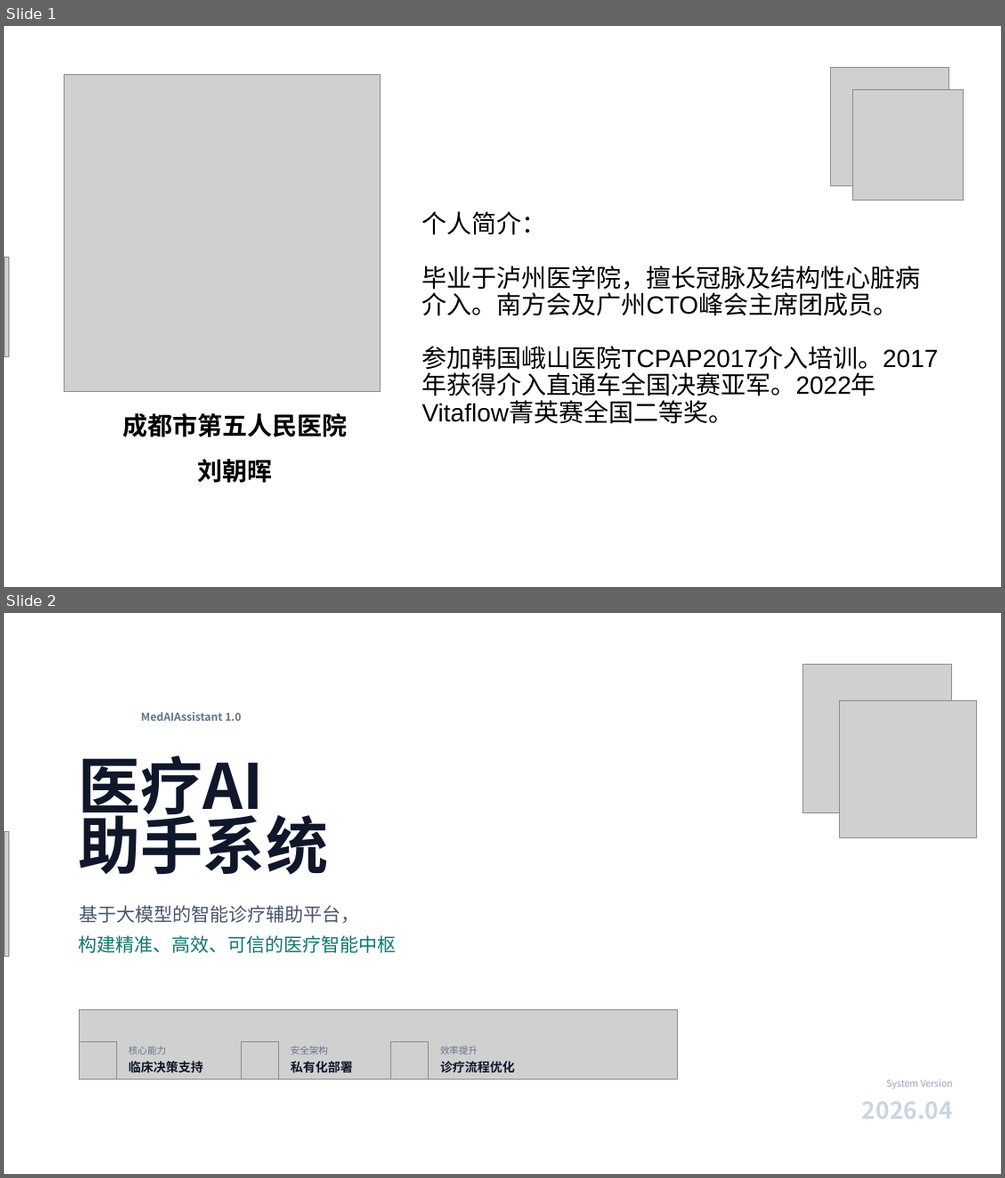
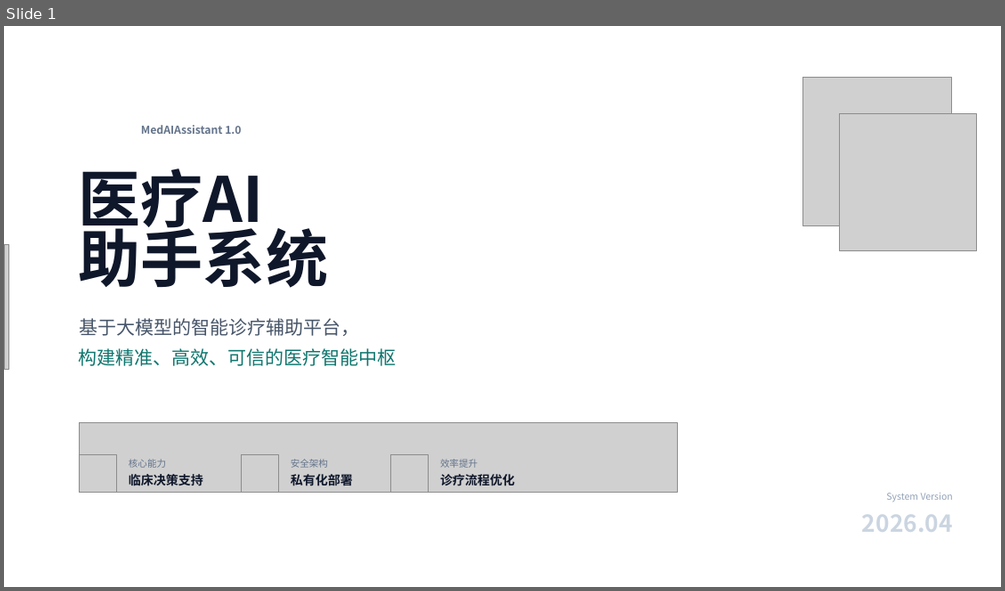
Before and after one commit to liuzh2008/med_ai_assistant_workspace, a slide deck: 项目相关/宣发/医疗AI助手系统介绍 20260416.pptx. Shown one above the other, each under a label of ours: slides 1 and 2 before the commit, slide 1 after it. The pictures are 1005x1178 and 1005x591 pixels, drawn with LibreOffice and Linux fonts; fonts in the diff are those of the drawing; grey boxes stand for pictures; background and template pictures are left out. Boxes give left, top, right and bottom in pixels: in the first picture for what was removed or moved away, otherwise in the second. Text is boxed around its words. In the diff, an @@ line names an element or a change of style, - is before the commit and + after.

```diff
--- a/项目相关/宣发/医疗AI助手系统介绍 20260416.pptx
+++ b/项目相关/宣发/医疗AI助手系统介绍 20260416.pptx
@@ slide 1 removed at (4,26,1001,587), background picture (left out) @@
@@ picture removed at (64,75,380,392) @@
@@ picture removed at (830,67,948,185) @@
@@ picture removed at (853,89,963,200) @@
@@ text removed at (422,211,938,424) @@
-个人简介：
-毕业于泸州医学院，擅长冠脉及结构性心脏病介入。南方会及广州CTO峰会主席团成员。
-参加韩国峨山医院TCPAP2017介入培训。2017年获得介入直通车全国决赛亚军。2022年Vitaflow菁英赛全国二等奖。
@@ picture removed at (4,257,8,356) @@
@@ text removed at (122,413,347,483) @@
-成都市第五人民医院
-刘朝晖
@@ what was slide 2 is now slide 1 @@
```
Also in this commit, not shown: 2 other slides removed, 4 other files.
